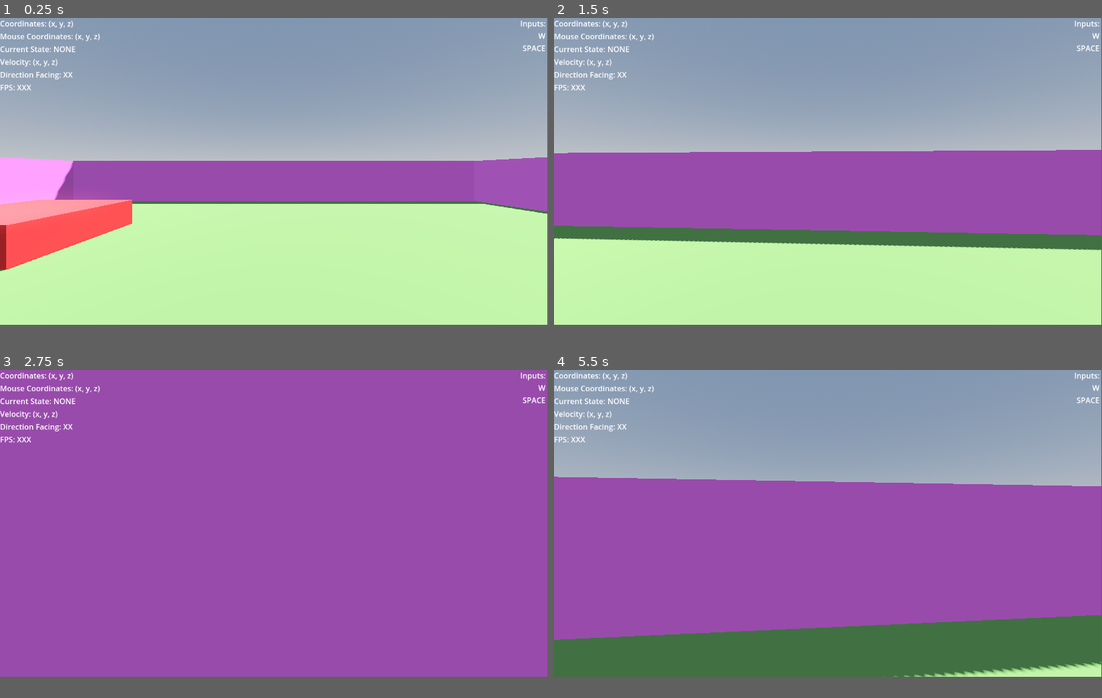
Above: before the commit, frames 1-4 (two rows, left to right).
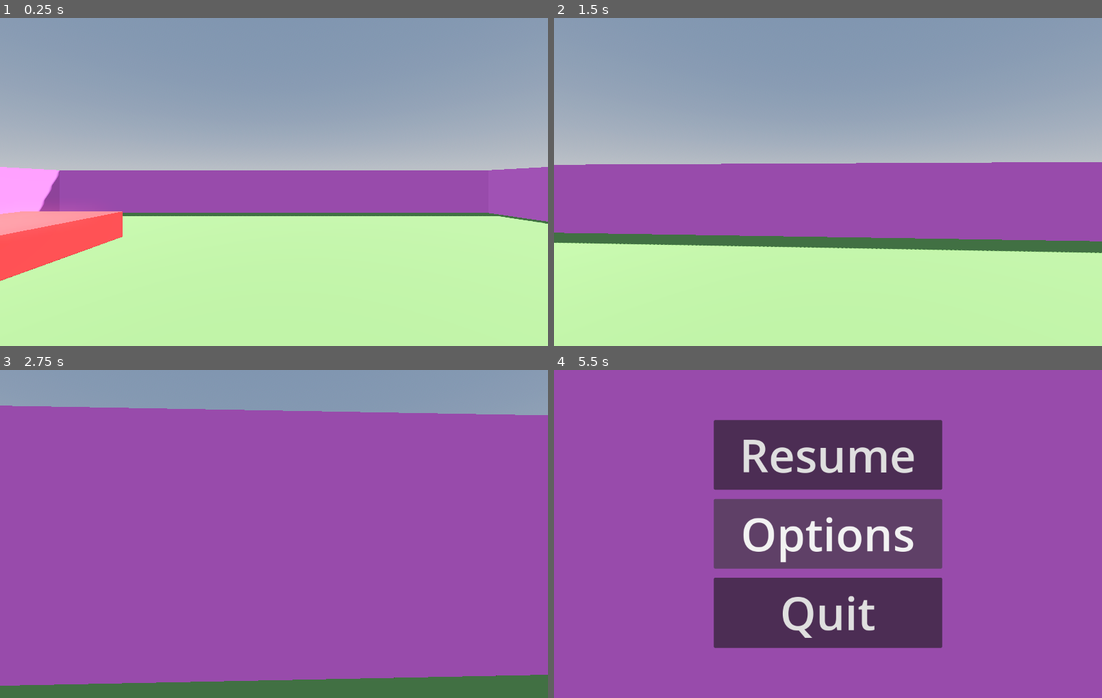
Above: after the commit, the same moments.

Repository: SirInfinite/gorilla-brawl
Game: Godot game, scene res://Scenes/test_map1.tscn
Same seed, same stepped clock (60 frames per second), same inputs: the game is played once before the commit and once after it.
Inputs (mouse positions are in pixels of both pictures, inside the frame that each line leads up to):
- Up to frame 1 (0.25 s): no input
- Up to frame 2 (1.5 s): tap Enter at 0.5 s; move the mouse to (855, 168) at 0.52 s; hold Shift (sprint) 0.53-1.28 s; hold W (up) from 0.53 s (still down); tap Space (jump) at 0.77, 0.8, 1.07, 1.35 s; move the mouse to (800, 172) at 1.27 s
- Up to frame 3 (2.75 s): keep holding W (up); tap Space (jump) at 1.52, 1.82, 2.3 s; tap Shift (sprint) at 1.55 s; move the mouse to (284, 517) at 2.02 s; hold Shift (sprint) from 2.03 s (still down)
- Up to frame 4 (5.5 s): move the mouse to (822, 527) at 2.77 s; release Shift (sprint) at 2.78 s; tap Shift (sprint) at 2.85, 4.35 s; tap Space (jump) at 3.02, 3.32, 3.5, 3.6, 3.77, 4.07, 4.52, 4.82, 5.3 s; move the mouse to (866, 527) at 3.52 s; tap Escape (ui_cancel) at 4.15 s; move the mouse to (663, 478) at 4.27 s; release W (up) at 4.28 s; hold A (left) 4.28-5.03 s; tap F3 (debug, bound only after the commit) at 4.9 s; tap Enter at 5 s; move the mouse to (855, 524) at 5.02 s; hold S (down) from 5.03 s (still down); hold Shift (sprint) from 5.03 s (still down)
In our replay, the window is 799x449 before the commit and 800x480 after it. These sizes can differ from the game's own. Grey fills any space a smaller window leaves; there, only what the larger window draws over its background counts as a difference.

The runs differ from the first frame. In frame 1, 9.4% of the frame differs, in the area x 0-100%, y 0-81%; in frame 2, 7.7%; in frame 3, 14%; in frame 4, 65%, in the area x 0-100%, y 0-94%.
Error before the commit: Invalid access to property or key '_on_coords_updated' on a base object of type 'null instance'. (res://Scripts/player.gd:45)

Commit message:
improves on controller

Diff:
--- /dev/null
+++ b/gorillabrawl/Materials/PauseMenuV.gdshader
@@ -0,0 +1,21 @@
+shader_type canvas_item;
+
+uniform sampler2D screen_texture : hint_screen_texture;
+uniform float blur_size : hint_range(0.0, 20.0);
+
+void fragment() {
+    vec2 uv = SCREEN_UV;
+    vec4 color = vec4(0.0);
+
+    float total = 0.0;
+    float blur_step = 1.0 / float(textureSize(screen_texture, 0).y);
+
+    for (float y = -blur_size; y <= blur_size; y++) {
+        float weight = (1.0 - abs(y) / blur_size);
+        color += texture(screen_texture, uv + vec2(0.0, y * blur_step)) * weight;
+        total += weight;
+    }
+
+    color /= total;
+    COLOR = color;
+}
--- /dev/null
+++ b/gorillabrawl/Scenes/debug_labels.tscn
@@ -0,0 +1,35 @@
+[gd_scene load_steps=2 format=3 uid="uid://v00hyaaorbgc"]
+
+[ext_resource type="Script" path="res://Scripts/ui_menu.gd" id="1_uvvno"]
+
+[node name="DebugLabels" type="Node2D"]
+script = ExtResource("1_uvvno")
+
+[node name="VBoxContainer" type="VBoxContainer" parent="."]
+offset_right = 40.0
+offset_bottom = 40.0
+
+[node name="CoordinatesLabel" type="Label" parent="VBoxContainer" groups=["debug_labels"]]
+layout_mode = 2
+
+[node name="MouseCoordinatesLabel" type="Label" parent="VBoxContainer" groups=["debug_labels"]]
+layout_mode = 2
+
+[node name="CurrentStateLabel" type="Label" parent="VBoxContainer" groups=["debug_labels"]]
+layout_mode = 2
+
+[node name="VelocityLabel" type="Label" parent="VBoxContainer" groups=["debug_labels"]]
+layout_mode = 2
+
+[node name="FPSLabel" type="Label" parent="VBoxContainer" groups=["debug_labels"]]
+layout_mode = 2
+
+[node name="FacingDirectionLabel" type="Label" parent="." groups=["debug_labels"]]
+anchors_preset = 5
+anchor_left = 0.5
+anchor_right = 0.5
+offset_left = 534.0
+offset_right = 627.0
+offset_bottom = 23.0
+grow_horizontal = 2
+horizontal_alignment = 1
--- /dev/null
+++ b/gorillabrawl/Scenes/pause_menu.tscn
@@ -0,0 +1,72 @@
+[gd_scene load_steps=4 format=3 uid="uid://bwg3jasdh4u6o"]
+
+[ext_resource type="Script" path="res://Scripts/pause_menu.gd" id="1_r5bam"]
+[ext_resource type="Shader" path="res://Materials/PauseMenuV.gdshader" id="2_spcex"]
+
+[sub_resource type="ShaderMaterial" id="ShaderMaterial_5os0r"]
+shader = ExtResource("2_spcex")
+shader_parameter/blur_size = null
+
+[node name="PauseMenu" type="Control"]
+layout_mode = 3
+anchors_preset = 15
+anchor_right = 1.0
+anchor_bottom = 1.0
+grow_horizontal = 2
+grow_vertical = 2
+script = ExtResource("1_r5bam")
+
+[node name="ColorRect" type="ColorRect" parent="."]
+material = SubResource("ShaderMaterial_5os0r")
+layout_mode = 1
+anchors_preset = 15
+anchor_right = 1.0
+anchor_bottom = 1.0
+grow_horizontal = 2
+grow_vertical = 2
+
+[node name="PauseLogic" type="Control" parent="."]
+anchors_preset = 0
+offset_right = 40.0
+offset_bottom = 40.0
+
+[node name="MarginContainer" type="MarginContainer" parent="PauseLogic"]
+layout_mode = 1
+anchors_preset = 8
+anchor_left = 0.5
+anchor_top = 0.5
+anchor_right = 0.5
+anchor_bottom = 0.5
+offset_left = 330.0
+offset_top = 90.0
+offset_right = 830.0
+offset_bottom = 590.0
+grow_horizontal = 2
+grow_vertical = 2
+
+[node name="VBoxContainer" type="VBoxContainer" parent="PauseLogic/MarginContainer"]
+layout_mode = 2
+theme_override_constants/separation = 20
+
+[node name="Resume" type="Button" parent="PauseLogic/MarginContainer/VBoxContainer"]
+layout_mode = 2
+size_flags_vertical = 3
+theme_override_font_sizes/font_size = 100
+text = "Resume"
+
+[node name="Options" type="Button" parent="PauseLogic/MarginContainer/VBoxContainer"]
+layout_mode = 2
+size_flags_vertical = 3
+theme_override_font_sizes/font_size = 100
+text = "Options"
+
+[node name="Quit" type="Button" parent="PauseLogic/MarginContainer/VBoxContainer"]
+layout_mode = 2
+size_flags_vertical = 3
+theme_override_font_sizes/font_size = 100
+text = "Quit
+"
+
+[connection signal="pressed" from="PauseLogic/MarginContainer/VBoxContainer/Resume" to="." method="_on_resume_pressed"]
+[connection signal="pressed" from="PauseLogic/MarginContainer/VBoxContainer/Options" to="." method="_on_options_pressed"]
+[connection signal="pressed" from="PauseLogic/MarginContainer/VBoxContainer/Quit" to="." method="_on_quit_pressed"]
--- a/gorillabrawl/Scenes/test_map1.tscn
+++ b/gorillabrawl/Scenes/test_map1.tscn
@@ -1,8 +1,11 @@
-[gd_scene load_steps=15 format=3 uid="uid://ccyi13oe3ik0u"]
+[gd_scene load_steps=18 format=3 uid="uid://ccyi13oe3ik0u"]
 
 [ext_resource type="PackedScene" uid="uid://e0ivfod05vjf" path="res://Scenes/player.tscn" id="1_kwtyr"]
+[ext_resource type="Script" path="res://Scripts/main_pause.gd" id="1_wj0ow"]
 [ext_resource type="Material" uid="uid://digwn8xoq6bx0" path="res://Materials/wall.tres" id="2_kbq33"]
-[ext_resource type="Script" path="res://ui_menu.gd" id="2_smi5y"]
+[ext_resource type="PackedScene" uid="uid://v00hyaaorbgc" path="res://Scenes/debug_labels.tscn" id="3_r5vf7"]
+[ext_resource type="PackedScene" uid="uid://bwg3jasdh4u6o" path="res://Scenes/pause_menu.tscn" id="4_h5kuj"]
+[ext_resource type="Shader" path="res://Materials/PauseMenuV.gdshader" id="5_hokqy"]
 
 [sub_resource type="ProceduralSkyMaterial" id="ProceduralSkyMaterial_3l273"]
 sky_horizon_color = Color(0.64625, 0.65575, 0.67075, 1)
@@ -16,21 +19,6 @@
 sky = SubResource("Sky_72iwr")
 tonemap_mode = 2
 glow_enabled = true
-
-[sub_resource type="PackedScene" id="PackedScene_36lpb"]
-_bundled = {
-"conn_count": 0,
-"conns": PackedInt32Array(),
-"editable_instances": [],
-"names": PackedStringArray("UIMenu", "script", "CanvasLayer", "VBoxContainer", "offset_right", "offset_bottom", "CoordinatesLabel", "layout_mode", "text", "debug_labels", "Label", "MousePositionLabel", "CurrentStateLabel", "VelocityLabel", "DirectionFacingLabel", "FPSLabel", "InputsLabel", "offset_left", "horizontal_alignment"),
-"node_count": 9,
-"node_paths": [],
-"nodes": PackedInt32Array(-1, -1, 2, 0, -1, 1, 1, 0, 0, 0, 0, 3, 3, -1, 2, 4, 1, 5, 2, 0, 1, 0, 10, 6, -1, 2, 7, 3, 8, 4, 1, 9, 1, 0, 10, 11, -1, 2, 7, 3, 8, 5, 1, 9, 1, 0, 10, 12, -1, 2, 7, 3, 8, 6, 1, 9, 1, 0, 10, 13, -1, 2, 7, 3, 8, 7, 1, 9, 1, 0, 10, 14, -1, 2, 7, 3, 8, 8, 1, 9, 1, 0, 10, 15, -1, 2, 7, 3, 8, 9, 1, 9, 0, 0, 10, 16, -1, 5, 17, 10, 4, 11, 5, 12, 8, 13, 18, 3, 1, 9),
-"variants": [ExtResource("2_smi5y"), 211.0, 158.0, 2, "Coordinates: (x, y, z)", "Mouse Coordinates: (x, y, z)", "Current State: NONE", "Velocity: (x, y, z)", "Direction Facing: XX", "FPS: XXX", 1095.0, 1149.0, 75.0, "Inputs:
-W
-SPACE"],
-"version": 3
-}
 
 [sub_resource type="PlaneMesh" id="PlaneMesh_o1oin"]
 size = Vector2(30, 30)
@@ -53,7 +41,12 @@
 [sub_resource type="StandardMaterial3D" id="StandardMaterial3D_n18is"]
 albedo_color = Color(0.25098, 0.25098, 1, 1)
 
+[sub_resource type="ShaderMaterial" id="ShaderMaterial_mr55i"]
+shader = ExtResource("5_hokqy")
+shader_parameter/blur_size = null
+
 [node name="Node3D" type="Node3D"]
+script = ExtResource("1_wj0ow")
 
 [node name="WorldEnvironment" type="WorldEnvironment" parent="."]
 environment = SubResource("Environment_ukbw1")
@@ -64,7 +57,6 @@
 
 [node name="Player" parent="." instance=ExtResource("1_kwtyr")]
 transform = Transform3D(1, 0, 0, 0, 1, 0, 0, 0, 1, 0, 2, 0)
-UIMenuScene = SubResource("PackedScene_36lpb")
 
 [node name="InputTimer" type="Timer" parent="Player"]
 
@@ -117,42 +109,9 @@
 size = Vector3(4, 3, 4)
 material = SubResource("StandardMaterial3D_n18is")
 
-[node name="Node2D" type="Node2D" parent="."]
-script = ExtResource("2_smi5y")
+[node name="DebugLabels" parent="." instance=ExtResource("3_r5vf7")]
 
-[node name="VBoxContainer" type="VBoxContainer" parent="Node2D"]
-offset_right = 211.0
-offset_bottom = 158.0
+[node name="PauseMenu" parent="." instance=ExtResource("4_h5kuj")]
+material = SubResource("ShaderMaterial_mr55i")
 
-[node name="CoordinatesLabel" type="Label" parent="Node2D/VBoxContainer" groups=["debug_labels"]]
-layout_mode = 2
-text = "Coordinates: (x, y, z)"
-
-[node name="MousePositionLabel" type="Label" parent="Node2D/VBoxContainer" groups=["debug_labels"]]
-layout_mode = 2
-text = "Mouse Coordinates: (x, y, z)"
-
-[node name="CurrentStateLabel" type="Label" parent="Node2D/VBoxContainer" groups=["debug_labels"]]
-layout_mode = 2
-text = "Current State: NONE"
-
-[node name="VelocityLabel" type="Label" parent="Node2D/VBoxContainer" groups=["debug_labels"]]
-layout_mode = 2
-text = "Velocity: (x, y, z)"
-
-[node name="DirectionFacingLabel" type="Label" parent="Node2D/VBoxContainer" groups=["debug_labels"]]
-layout_mode = 2
-text = "Direction Facing: XX"
-
-[node name="FPSLabel" type="Label" parent="Node2D/VBoxContainer" groups=["debug_labels"]]
-layout_mode = 2
-text = "FPS: XXX"
-
-[node name="InputsLabel" type="Label" parent="Node2D" groups=["debug_labels"]]
-offset_left = 1095.0
-offset_right = 1149.0
-offset_bottom = 75.0
-text = "Inputs:
-W
-SPACE"
-horizontal_alignment = 2
+[connection signal="debug_info" from="Player" to="DebugLabels" method="_on_player_debug_info"]
--- /dev/null
+++ b/gorillabrawl/Scripts/main_pause.gd
@@ -0,0 +1,26 @@
+extends Node3D
+
+@onready var pause_menu = $PauseMenu
+var paused = false
+
+# Called when the node enters the scene tree for the first time.
+func _ready():
+	pause_menu.hide()
+
+# Called every frame. 'delta' is the elapsed time since the previous frame.
+func _process(_delta):
+	if Input.is_action_just_pressed("menu"):
+		pause()
+
+func pause():
+	if paused:
+		Input.set_mouse_mode(Input.MOUSE_MODE_CAPTURED)
+		pause_menu.hide()
+		get_tree().paused = false
+
+	else:
+		Input.set_mouse_mode(Input.MOUSE_MODE_VISIBLE)
+		pause_menu.show()
+		get_tree().paused = true
+
+	paused = !paused
--- /dev/null
+++ b/gorillabrawl/Scripts/pause_menu.gd
@@ -0,0 +1,25 @@
+extends Control
+
+@onready var main = $".."
+@onready var main_buttons = $PauseLogic/MarginContainer
+
+func _ready():
+	# options_menu.hide()
+	pass
+
+func _on_resume_pressed():
+	print("resume pressed")
+	main.pause()
+
+func _on_quit_pressed():
+	print("quit pressed")
+	get_tree().quit()
+
+func _on_options_pressed():
+	print("options pressed")
+	main_buttons.hide()
+	# options_menu.show()
+
+func show_pause_menu():
+	main_buttons.show()
+	self.show()
--- a/gorillabrawl/Scripts/player.gd
+++ b/gorillabrawl/Scripts/player.gd
@@ -1,15 +1,18 @@
 extends CharacterBody3D
 
+signal debug_info
+
 @export_category("States")
-enum PlayerState { IDLE, WALKING, SPRINTING, JUMPING, CROUCHING, SLIDING }
+enum PlayerState { IDLE, WALKING, SPRINTING, JUMPING, FALLING, CROUCHING, SLIDING }
 @export var current_state = PlayerState.IDLE
 
 @export_category("Camera")
 @onready var head = $Head
 @onready var cam = $Head/Camera3D
-@export var sensitivity := 0.001
+@export var sensitivity := 1.0
 @export var fov := 75.0
 @export var fov_change := 1.5
+var mouse_movement := Vector2.ZERO
 
 @export_category("Walking")
 @export var speed := 0.0
@@ -20,112 +23,36 @@
 
 @export_category("Jumping")
 @export var jump_velocity := 4.5
-@export var gravity := 9.8
+@export var gravity := 9.8 # m/s^2
 @export var air_control := 3.0
 
-@export_category("UI")
-var cursor_in_game := false
-@export var UIMenuScene: PackedScene
-var ui_menu = get_parent()
-var key_inputs : Array = []
-
-# @onready var input_timer = $InputTimer
-
-signal coords_updated(player_pos: Vector3)
-signal mouse_coords_updated(mouse_pos: Vector2)
-signal state_updated(state: String)
-signal velocity_updated(vel: Vector3)
-signal direction_updated(direction_facing: String)
-signal fps_updated(fps: int)
-# signal inputs_updated(inputs: Array)
+@export_category("Miscellaneous")
+var fps : float
 
 func _ready() -> void:
 	Input.set_mouse_mode(Input.MOUSE_MODE_CAPTURED)
 
-	coords_updated.connect(ui_menu._on_coords_updated)
-	mouse_coords_updated.connect(ui_menu._on_mouse_coords_updated)
-	state_updated.connect(ui_menu._on_state_updated)
-	velocity_updated.connect(ui_menu._on_velocity_updated)
-	direction_updated.connect(ui_menu._on_direction_updated)
-	fps_updated.connect(ui_menu._on_fps_updated)
-	# inputs_updated.connect(ui_menu._on_inputs_updated)
-
-	# if input_timer:
-		# input_timer.start()
-
 func _process(_delta : float):
-	var fps = Engine.get_frames_per_second()
-	emit_signal("fps_updated", fps)
-
-	if Input.is_action_just_pressed("ui_cancel"):
-		Input.set_mouse_mode(Input.MOUSE_MODE_VISIBLE)
-
-	if is_on_floor():
-		if velocity.length() > 0.25:
-			if speed == sprint_speed:
-				current_state = PlayerState.SPRINTING
-			else:
-				current_state = PlayerState.WALKING
-		else:
-			current_state = PlayerState.IDLE
-	else:
-		current_state = PlayerState.JUMPING
-
-	var direction = get_direction()
-	emit_signal("direction_updated", direction)
-
-	emit_signal("coords_updated", self.transform.origin)
-	emit_signal("mouse_coords_updated", get_viewport().get_mouse_position())
-	emit_signal("state_updated", state_to_string(current_state))
-	emit_signal("velocity_updated", velocity)
-
-	# if input_timer.is_timeout():
-		# emit_signal("inputs_updated", key_inputs)
-		# key_inputs.clear()
+	fps = Engine.get_frames_per_second()
 
 func _physics_process(delta: float):
-	# Handle sprint
-	if Input.is_action_pressed("sprint"):
-		speed = sprint_speed
-	else:
-		speed = walk_speed
+	speed = handle_speed()
 
-	# Get the input direction and handle the movement/deceleration
-	var input_dir = Input.get_vector("left", "right", "up", "down")
-	var direction = (head.transform.basis * Vector3(input_dir.x, 0, input_dir.y)).normalized()
-	if is_on_floor():
-		if direction:
-			velocity.x = direction.x * speed
-			velocity.z = direction.z * speed
-		else:
-			velocity.x = lerp(velocity.x, direction.x * speed, friction * delta)
-			velocity.z = lerp(velocity.z, direction.z * speed, friction * delta)
-
-		if Input.is_action_just_pressed("jump"):
-			# Handle jump
-			velocity.y = jump_velocity
-	else:
-		# Add the gravity
-		velocity += get_gravity() * delta
-
-		# Inertia
-		velocity.x = lerp(velocity.x, direction.x * speed, air_control * delta)
-		velocity.z = lerp(velocity.z, direction.z * speed, air_control * delta)
+	handle_movement(delta)
+	handle_jumping(delta)
+	handle_state()
+	handle_fov(delta)
 
 	move_and_slide()
 
+	debug_info.emit(global_transform.origin, mouse_movement, state_to_string(current_state), velocity, get_direction(), fps)
+	mouse_movement = Vector2.ZERO
+
 func _unhandled_input(event: InputEvent) -> void:
-	if event is InputEventKey:
-		if event.pressed:
-			key_inputs.append(event.scancode)
 	if event is InputEventMouseMotion:
 		if Input.get_mouse_mode() == Input.MOUSE_MODE_CAPTURED:
-			head.rotate_y(-event.relative.x * sensitivity)
-			cam.rotate_x(-event.relative.y * sensitivity)
-			cam.rotation.x = clamp(cam.rotation.x, deg_to_rad(-90), deg_to_rad(90))
-
-func update_state(new_state: PlayerState):
-	current_state = new_state
+			handle_mouselook(event)
+			mouse_movement = event.relative
 
 func state_to_string(state: PlayerState):
 	match state:
@@ -137,19 +64,94 @@
 			return "SPRINTING"
 		PlayerState.JUMPING:
 			return "JUMPING"
+		PlayerState.FALLING:
+			return "FALLING"
 		PlayerState.CROUCHING:
 			return "CROUCHING"
 		PlayerState.SLIDING:
 			return "SLIDING"
 
 func get_direction() -> String:
-	var forward = head.transform.basis.z
-	var right = head.transform.basis.x
-	if forward.z > 0:
-		return "N"
-	elif forward.z < 0:
-		return "S"
-	elif right.x > 0:
-		return "E"
+	var forward = head.global_transform.basis.z.normalized() * -1
+
+	# Determine the direction based on the forward vector
+	var degrees = rad_to_deg(atan2(forward.x, forward.z))
+	var direction = ""
+
+	if degrees < 0:
+		degrees += 360
+	elif degrees > 360:
+		degrees -= 360
+
+	if degrees >= 337.5 or degrees < 22.5:
+		direction = "N"
+	elif degrees >= 22.5 and degrees < 67.5:
+		direction = "NE"
+	elif degrees >= 67.5 and degrees < 112.5:
+		direction = "E"
+	elif degrees >= 112.5 and degrees < 157.5:
+		direction = "SE"
+	elif degrees >= 157.5 and degrees < 202.5:
+		direction = "S"
+	elif degrees >= 202.5 and degrees < 247.5:
+		direction = "SW"
+	elif degrees >= 247.5 and degrees < 292.5:
+		direction = "W"
+	elif degrees >= 292.5 and degrees < 337.5:
+		direction = "NW"
+
+	return direction
+
+func handle_speed():
+	return sprint_speed if state_to_string(current_state) == "SPRINTING" else walk_speed
+
+func handle_mouselook(event: InputEvent):
+	head.rotate_y(-event.relative.x * (sensitivity / 1000))
+	cam.rotate_x(-event.relative.y * (sensitivity / 1000))
+	cam.rotation.x = clamp(cam.rotation.x, deg_to_rad(-90), deg_to_rad(90))
+
+func handle_movement(delta: float):
+	var input = Input.get_vector("left", "right", "up", "down")
+	var direction = (head.transform.basis * Vector3(input.x, 0, input.y)).normalized()
+	input = input.normalized()
+
+	if is_on_floor():
+		if direction:
+			velocity.x = direction.x * speed
+			velocity.z = direction.z * speed
+		else:
+			velocity.x = lerp(velocity.x, direction.x * speed, friction * delta)
+			velocity.z = lerp(velocity.z, direction.z * speed, friction * delta)
 	else:
-		return "W"
+		# Inertia
+		velocity.x = lerp(velocity.x, direction.x * speed, air_control * delta)
+		velocity.z = lerp(velocity.z, direction.z * speed, air_control * delta)
+
+func handle_jumping(delta: float):
+	if is_on_floor():
+		if Input.is_action_just_pressed("jump"):
+			# Handle jump
+			velocity.y = jump_velocity
+	else:
+		# Add the gravity
+		velocity.y -= gravity * delta
+
+func handle_state():
+	if is_on_floor():
+		if velocity.length() > 0.25:
+			if Input.is_action_pressed("sprint"):
+				current_state = PlayerState.SPRINTING
+			else:
+				current_state = PlayerState.WALKING
+		else:
+			current_state = PlayerState.IDLE
+	else:
+		if velocity.y > 0:
+			current_state = PlayerState.JUMPING
+		else:
+			current_state = PlayerState.FALLING
+
+func handle_fov(delta):
+	var velocity_clamped = clamp(velocity.length(), 0.5, sprint_speed * 2)
+	var target_fov = fov + (fov_change * velocity_clamped * (1 if state_to_string(current_state) == "SPRINTING" else 0))
+	cam.fov = lerp(cam.fov, target_fov, 8.0 * delta)
--- /dev/null
+++ b/gorillabrawl/Scripts/ui_menu.gd
@@ -0,0 +1,29 @@
+extends Node2D
+
+var show_ui = false
+
+func _ready():
+	for label in get_tree().get_nodes_in_group("debug_labels"):
+		label.visible = false
+
+func _input(event):
+	if event is InputEventKey && Input.is_action_just_pressed("debug"):
+		show_ui = !show_ui
+		toggle_debug_label(show_ui)
+
+func toggle_debug_label(visiblity: bool):
+	for label in get_tree().get_nodes_in_group("debug_labels"):
+		label.visible = visiblity
+
+func _on_player_debug_info(player_pos, mouse_pos, state, velocity, direction, fps):
+	$VBoxContainer/CoordinatesLabel.text = "Position: %.2v" % player_pos
+
+	$VBoxContainer/MouseCoordinatesLabel.text = "Mouse: %.0v" % mouse_pos
+
+	$VBoxContainer/CurrentStateLabel.text = "State: %s" % state
+
+	$VBoxContainer/VelocityLabel.text = "Velocity: %.2v" % velocity
+
+	$FacingDirectionLabel.text = "Direction: %s" % direction
+
+	$VBoxContainer/FPSLabel.text = "FPS: %.1f" % fps
--- a/gorillabrawl/project.godot
+++ b/gorillabrawl/project.godot
@@ -14,6 +14,11 @@
 run/main_scene="res://Scenes/test_map1.tscn"
 config/features=PackedStringArray("4.3", "Forward Plus")
 config/icon="res://Media/icon.svg"
+
+[display]
+
+window/size/viewport_width=1200
+window/size/viewport_height=720
 
 [global_group]
 
@@ -51,3 +56,13 @@
 "events": [Object(InputEventKey,"resource_local_to_scene":false,"resource_name":"","device":-1,"window_id":0,"alt_press …(195 unchanged characters)…
 ]
 }
+debug={
+"deadzone": 0.5,
+"events": [Object(InputEventKey,"resource_local_to_scene":false,"resource_name":"","device":-1,"window_id":0,"alt_pressed":false,"shift_pressed":false,"ctrl_pressed":false,"meta_pressed":false,"pressed":false,"keycode":0,"physical_keycode":4194334,"key_label":0,"unicode":0,"location":0,"echo":false,"script":null)
+]
+}
+menu={
+"deadzone": 0.5,
+"events": [Object(InputEventKey,"resource_local_to_scene":false,"resource_name":"","device":-1,"window_id":0,"alt_pressed":false,"shift_pressed":false,"ctrl_pressed":false,"meta_pressed":false,"pressed":false,"keycode":0,"physical_keycode":4194305,"key_label":0,"unicode":0,"location":0,"echo":false,"script":null)
+]
+}
--- a/gorillabrawl/ui_menu.gd
+++ /dev/null
@@ -1,34 +0,0 @@
-extends CanvasLayer
-
-var show_ui = true
-
-func _on_coords_updated(player_pos: Vector3):
-	$VBoxContainer/CoordinatesLabel.text = "Position: %s" % str(player_pos)
-
-func _on_mouse_coords_updated(mouse_pos: Vector2):
-	$VBoxContainer/MousePositionLabel.text = "Mouse: %s" % str(mouse_pos)
-
-func _on_state_updated(state: String):
-	$VBoxContainer/CurrentStateLabel.text = "State: %s" % state
-
-func _on_velocity_updated(vel: Vector3):
-	$VBoxContainer/VelocityLabel.text = "Velocity: %s" % str(vel)
-
-func _on_direction_updated(direction_facing: String):
-	$VBoxContainer/DirectionFacingLabel.text = "Direction: %s" % direction_facing
-
-func _on_fps_updated(fps: int):
-	$VBoxContainer/FPSLabel.text = "FPS: %s" % str(fps)
-
-'''func _on_inputs_updated(inputs: Array):
-	$InputsLabel.text = "Inputs: %s" % str(inputs)
-
-func _input(event):
-	if event is InputEventKey and event.pressed and event.scancode == KEY_F3:
-		show_ui = not show_ui
-		toggle_debug_labels_visibility(show_ui)
-
-# Function to toggle visibility of the group 'debug_labels'
-func toggle_debug_labels_visibility(visible: bool):
-	for label in get_tree().get_nodes_in_group("debug_labels"):
-		label.visible = visible'''
